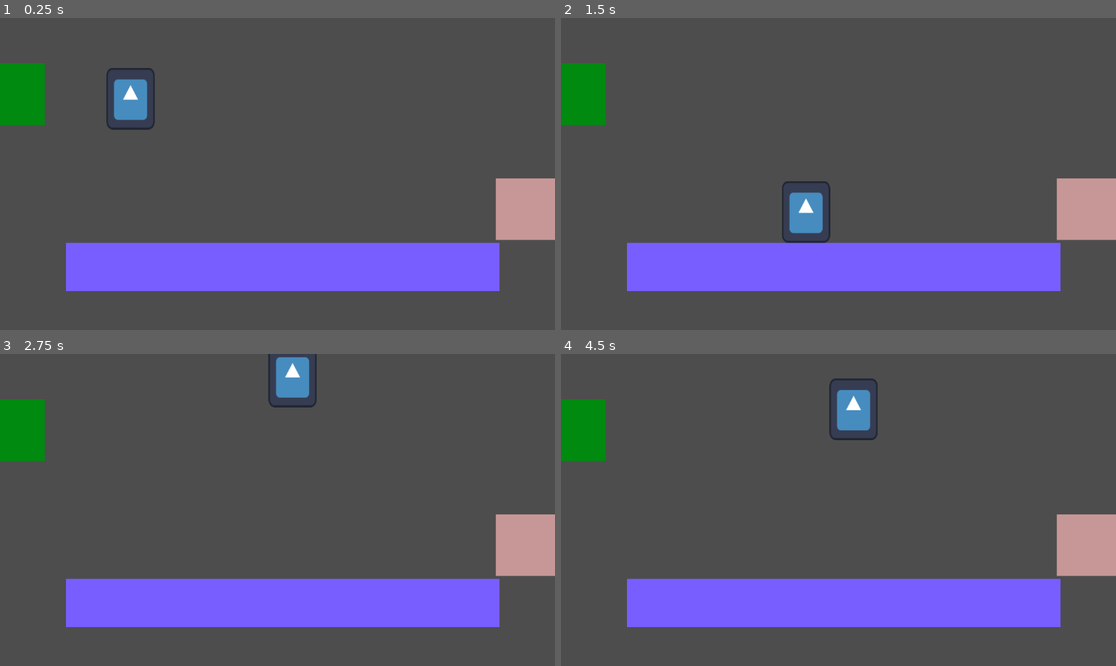
Above: before the commit, frames 1-4 (two rows, left to right).
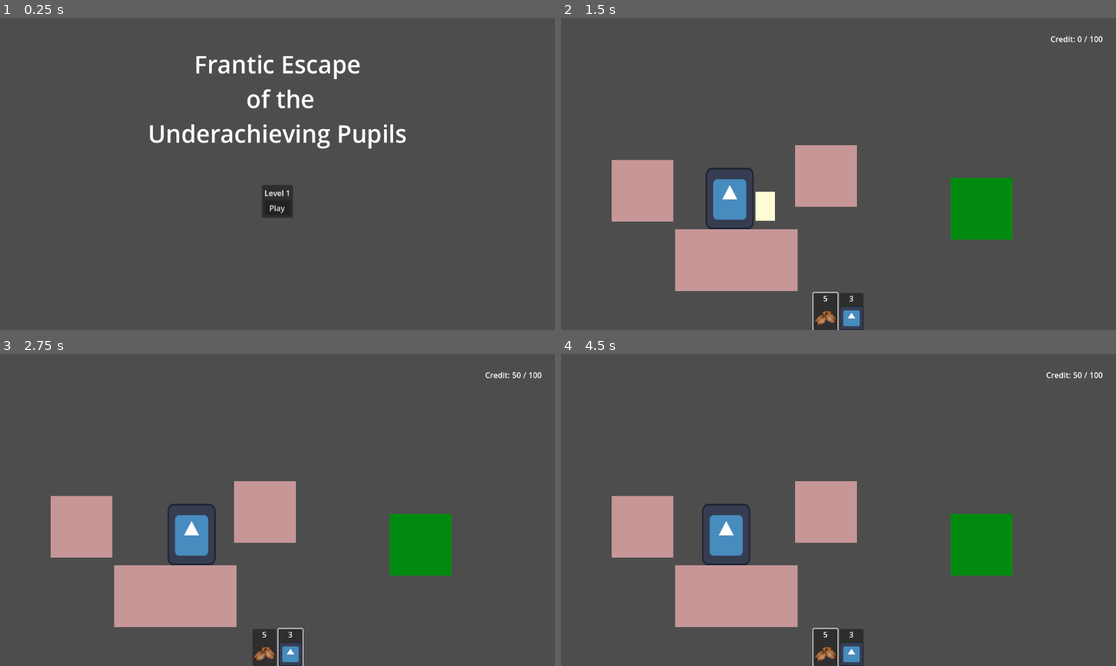
Above: after the commit, the same moments.

Repository: Guilherme-Soares-Sequeira/feup-ddjd-preliminary
Game: Godot game, scene res://scenes/game.tscn
Same seed, same stepped clock (60 frames per second), same inputs: the game is played once before the commit and once after it. Before the commit the project starts from res://scenes/world.tscn. The engine's default icon, where the game draws it, is replaced by a stand-in: a white triangle on a blue panel in a dark square.
Inputs (mouse positions are in pixels of both pictures, inside the frame that each line leads up to):
- Up to frame 1 (0.25 s): no input
- Up to frame 2 (1.5 s): click (838, 208) at 0.5 s, where only the run after the commit has a clickable "Play"; click (827, 311) at 1.27 s
- Up to frame 3 (2.75 s): click (288, 647) at 2.02 s
- Up to frame 4 (4.5 s): click (827, 647) at 2.77 s; click (849, 647) at 3.52 s; click (827, 647) at 4.27 s

The runs differ from the first frame. In frame 1, 20% of the frame differs, in the area x 0-100%, y 11-88%; in frame 2, 27%; in frame 3, 27%; in frame 4, 27%, in the area x 0-100%, y 5-100%.

Commit message:
Semi functional level system

Diff:
--- a/project.godot
+++ b/project.godot
@@ -11,7 +11,7 @@
 [application]
 
 config/name="FeupLemmings"
-run/main_scene="res://scenes/world.tscn"
+run/main_scene="res://scenes/game.tscn"
 config/features=PackedStringArray("4.2", "Forward Plus")
 config/icon="res://icon.svg"
 
--- a/scenes/game.tscn
+++ b/scenes/game.tscn
@@ -1,10 +1,22 @@
-[gd_scene load_steps=2 format=3 uid="uid://brwulgsir3yo7"]
+[gd_scene load_steps=4 format=3 uid="uid://brwulgsir3yo7"]
 
+[ext_resource type="Script" path="res://scripts/game.gd" id="1_api4m"]
 [ext_resource type="PackedScene" uid="uid://e5t4eqvy2csl" path="res://scenes/hud.tscn" id="1_vwwds"]
+[ext_resource type="PackedScene" uid="uid://bnwdr7152gnsg" path="res://scenes/main_menu.tscn" id="2_177d8"]
 
 [node name="Game" type="Node2D"]
+script = ExtResource("1_api4m")
 
 [node name="UI" type="CanvasLayer" parent="."]
+unique_name_in_owner = true
 follow_viewport_enabled = true
 
+[node name="MainMenu" parent="UI" instance=ExtResource("2_177d8")]
+unique_name_in_owner = true
+
 [node name="hud" parent="UI" instance=ExtResource("1_vwwds")]
+unique_name_in_owner = true
+visible = false
+
+[node name="LevelContainer" type="Node2D" parent="."]
+unique_name_in_owner = true
--- a/scenes/hud.tscn
+++ b/scenes/hud.tscn
@@ -1,7 +1,8 @@
-[gd_scene load_steps=3 format=3 uid="uid://e5t4eqvy2csl"]
+[gd_scene load_steps=4 format=3 uid="uid://e5t4eqvy2csl"]
 
 [ext_resource type="Script" path="res://scripts/hud.gd" id="1_vt00n"]
 [ext_resource type="Texture2D" uid="uid://br0ccxolnqw0r" path="res://coffee.png" id="2_ox85r"]
+[ext_resource type="Texture2D" uid="uid://daldwv6ltwp3n" path="res://icon.svg" id="3_k7v5g"]
 
 [node name="hud" type="Control"]
 layout_mode = 3
@@ -10,38 +11,101 @@
 anchor_bottom = 1.0
 grow_horizontal = 2
 grow_vertical = 2
+mouse_filter = 1
 script = ExtResource("1_vt00n")
 
 [node name="HBoxContainer" type="HBoxContainer" parent="."]
 layout_mode = 1
-anchors_preset = 12
+anchors_preset = 7
+anchor_left = 0.5
 anchor_top = 1.0
-anchor_right = 1.0
+anchor_right = 0.5
 anchor_bottom = 1.0
-offset_top = -87.0
-offset_bottom = -7.0
+offset_left = -52.0
+offset_top = -77.0
+offset_right = 52.0
 grow_horizontal = 2
 grow_vertical = 0
 alignment = 1
 
-[node name="PanelContainer" type="PanelContainer" parent="HBoxContainer"]
+[node name="Coffee" type="PanelContainer" parent="HBoxContainer"]
 custom_minimum_size = Vector2(50, 0)
 layout_mode = 2
 
-[node name="VBoxContainer" type="VBoxContainer" parent="HBoxContainer/PanelContainer"]
+[node name="VBoxContainer" type="VBoxContainer" parent="HBoxContainer/Coffee"]
 layout_mode = 2
 
-[node name="Label" type="Label" parent="HBoxContainer/PanelContainer/VBoxContainer"]
+[node name="CoffeeLabel" type="Label" parent="HBoxContainer/Coffee/VBoxContainer"]
+unique_name_in_owner = true
 layout_mode = 2
 text = "10"
 horizontal_alignment = 1
 
-[node name="Coffee" type="TextureRect" parent="HBoxContainer/PanelContainer/VBoxContainer"]
+[node name="Coffee" type="TextureRect" parent="HBoxContainer/Coffee/VBoxContainer"]
 layout_mode = 2
 texture = ExtResource("2_ox85r")
 expand_mode = 4
 
-[node name="Button" type="Button" parent="HBoxContainer/PanelContainer"]
+[node name="CoffeeButton" type="Button" parent="HBoxContainer/Coffee"]
+unique_name_in_owner = true
 layout_mode = 2
 flat = true
 icon_alignment = 1
+
+[node name="Debug" type="PanelContainer" parent="HBoxContainer"]
+custom_minimum_size = Vector2(50, 0)
+layout_mode = 2
+
+[node name="VBoxContainer" type="VBoxContainer" parent="HBoxContainer/Debug"]
+layout_mode = 2
+
+[node name="DebugLabel" type="Label" parent="HBoxContainer/Debug/VBoxContainer"]
+unique_name_in_owner = true
+layout_mode = 2
+text = "10"
+horizontal_alignment = 1
+
+[node name="Debug" type="TextureRect" parent="HBoxContainer/Debug/VBoxContainer"]
+layout_mode = 2
+texture = ExtResource("3_k7v5g")
+expand_mode = 4
+
+[node name="DebugButton" type="Button" parent="HBoxContainer/Debug"]
+unique_name_in_owner = true
+layout_mode = 2
+flat = true
+icon_alignment = 1
+
+[node name="HBoxContainer2" type="HBoxContainer" parent="."]
+layout_mode = 1
+anchors_preset = 1
+anchor_left = 1.0
+anchor_right = 1.0
+offset_left = -67.0
+offset_top = 24.0
+offset_right = -27.0
+offset_bottom = 64.0
+grow_horizontal = 0
+alignment = 1
+
+[node name="Label" type="Label" parent="HBoxContainer2"]
+layout_mode = 2
+text = "Credit:"
+
+[node name="CurrentCredit" type="Label" parent="HBoxContainer2"]
+unique_name_in_owner = true
+layout_mode = 2
+text = "0
+"
+
+[node name="Label3" type="Label" parent="HBoxContainer2"]
+layout_mode = 2
+text = "/"
+
+[node name="NeededCredit" type="Label" parent="HBoxContainer2"]
+unique_name_in_owner = true
+layout_mode = 2
+text = "0"
+
+[connection signal="pressed" from="HBoxContainer/Coffee/CoffeeButton" to="." method="_on_coffee_button_pressed"]
+[connection signal="pressed" from="HBoxContainer/Debug/DebugButton" to="." method="_on_debug_button_pressed"]
--- a/scenes/level_1.tscn
+++ b/scenes/level_1.tscn
@@ -1,6 +1,37 @@
-[gd_scene load_steps=2 format=3 uid="uid://wrsfp2i3ufvb"]
+[gd_scene load_steps=6 format=3 uid="uid://wrsfp2i3ufvb"]
 
 [ext_resource type="PackedScene" uid="uid://b0okpbjwmpflm" path="res://scenes/level.tscn" id="1_mouc3"]
+[ext_resource type="PackedScene" uid="uid://d1tk2rq35fbjq" path="res://scenes/lemming.tscn" id="2_usaqe"]
+[ext_resource type="PackedScene" uid="uid://flqaghxygak8" path="res://scenes/cheatsheet.tscn" id="2_xw5sk"]
+[ext_resource type="PackedScene" uid="uid://bg6q1pcf355lh" path="res://scenes/block.tscn" id="3_sbquf"]
+[ext_resource type="PackedScene" uid="uid://ckyfsfegx2hhi" path="res://scenes/grass.tscn" id="4_gb5ca"]
 
-[node name="level1" node_paths=PackedStringArray("lemmings") instance=ExtResource("1_mouc3")]
+[node name="level1" node_paths=PackedStringArray("cheatsheets", "lemmings") instance=ExtResource("1_mouc3")]
+cheatsheets = [NodePath("Cheatsheets/Cheatsheet")]
 lemmings = []
+needed_credit = 100
+initial_coffees = 5
+initial_debugs = 3
+
+[node name="Cheatsheet" parent="Cheatsheets" index="0" instance=ExtResource("2_xw5sk")]
+position = Vector2(424, 391)
+credit_score = 50
+
+[node name="Lemming" parent="Lemmings" index="0" node_paths=PackedStringArray("level") instance=ExtResource("2_usaqe")]
+position = Vector2(317, 209)
+level = NodePath("../..")
+
+[node name="StaticBody2D2" parent="Terrain" index="0" instance=ExtResource("3_sbquf")]
+position = Vector2(427, 503)
+
+[node name="StaticBody2D" parent="Terrain" index="1" instance=ExtResource("3_sbquf")]
+position = Vector2(301, 503)
+
+[node name="StaticBody2D3" parent="Terrain" index="2" instance=ExtResource("3_sbquf")]
+position = Vector2(550, 328)
+
+[node name="StaticBody2D4" parent="Terrain" index="3" instance=ExtResource("3_sbquf")]
+position = Vector2(169, 359)
+
+[node name="Grass" parent="." index="4" instance=ExtResource("4_gb5ca")]
+position = Vector2(873, 396)
--- /dev/null
+++ b/scenes/main_menu.tscn
@@ -0,0 +1,72 @@
+[gd_scene load_steps=3 format=3 uid="uid://bnwdr7152gnsg"]
+
+[ext_resource type="Script" path="res://scripts/main_menu.gd" id="1_180iw"]
+
+[sub_resource type="LabelSettings" id="LabelSettings_tm1j4"]
+font_size = 50
+
+[node name="MainMenu" type="Control"]
+layout_mode = 3
+anchors_preset = 15
+anchor_right = 1.0
+anchor_bottom = 1.0
+grow_horizontal = 2
+grow_vertical = 2
+script = ExtResource("1_180iw")
+
+[node name="Label" type="Label" parent="."]
+layout_mode = 1
+anchors_preset = 8
+anchor_left = 0.5
+anchor_top = 0.5
+anchor_right = 0.5
+anchor_bottom = 0.5
+offset_left = -270.0
+offset_top = -263.5
+offset_right = 270.0
+offset_bottom = -50.5
+grow_horizontal = 2
+grow_vertical = 2
+text = "Frantic Escape
+ of the
+Underachieving Pupils"
+label_settings = SubResource("LabelSettings_tm1j4")
+horizontal_alignment = 1
+
+[node name="HBoxContainer" type="HBoxContainer" parent="."]
+layout_mode = 1
+anchors_preset = 8
+anchor_left = 0.5
+anchor_top = 0.5
+anchor_right = 0.5
+anchor_bottom = 0.5
+offset_left = -20.0
+offset_top = 37.0
+offset_right = 20.0
+offset_bottom = 77.0
+grow_horizontal = 2
+grow_vertical = 2
+alignment = 1
+
+[node name="PanelContainer" type="PanelContainer" parent="HBoxContainer"]
+layout_mode = 2
+
+[node name="MarginContainer" type="MarginContainer" parent="HBoxContainer/PanelContainer"]
+layout_mode = 2
+theme_override_constants/margin_left = 5
+theme_override_constants/margin_top = 5
+theme_override_constants/margin_right = 5
+theme_override_constants/margin_bottom = 5
+
+[node name="Level1" type="VBoxContainer" parent="HBoxContainer/PanelContainer/MarginContainer"]
+layout_mode = 2
+
+[node name="Label" type="Label" parent="HBoxContainer/PanelContainer/MarginContainer/Level1"]
+layout_mode = 2
+text = "Level 1"
+
+[node name="PlayLevelOneButton" type="Button" parent="HBoxContainer/PanelContainer/MarginContainer/Level1"]
+layout_mode = 2
+text = "Play"
+
+[connection signal="pressed" from="HBoxContainer/PanelContainer/MarginContainer/Level1/PlayLevelOneButton" to="." method="_on_play_level_one_button_pressed"]
--- a/scenes/world.tscn
+++ b/scenes/world.tscn
@@ -23,6 +23,8 @@
 
 [node name="World" type="Node2D"]
 script = ExtResource("1_ytbfc")
+
+[node name="CanvasLayer" type="CanvasLayer" parent="."]
 
 [node name="Lemming" parent="." instance=ExtResource("1_3mnvc")]
 position = Vector2(271, 139)
--- a/scripts/cheatsheet.gd
+++ b/scripts/cheatsheet.gd
@@ -8,9 +8,6 @@
 func _ready():
 	pass # Replace with function body.
 
-# Called every frame. 'delta' is the elapsed time since the previous frame.
-func _process(delta):
-	pass
-
-func _on_body_entered(body):
+func _on_body_entered(_body):
 	self.picked_up.emit(self.credit_score)
+	queue_free()
--- a/scripts/exit.gd
+++ b/scripts/exit.gd
@@ -4,14 +4,10 @@
 func _ready():
 	pass # Replace with function body.
 
-# Called every frame. 'delta' is the elapsed time since the previous frame.
-func _process(delta):
-	pass
-
 func activate():
 	self.set_collision_mask_value(1, true)
 	# other stuff
 
-func _on_body_entered(body):
+func _on_body_entered(_body):
 	print("Exit noticed a body entered!")
 	pass
--- /dev/null
+++ b/scripts/game.gd
@@ -0,0 +1,65 @@
+extends Node2D
+
+const level_1_scene = preload("res://scenes/level_1.tscn")
+
+var int_to_level: Dictionary = {
+	1: level_1_scene,
+}
+
+# OnReady vars
+var UI: CanvasLayer
+var hud: Hud
+var level_container: Node2D
+var main_menu: MainMenu
+
+# Functions
+func load_main_menu():
+	self.hud.visible = false
+	for child in self.level_container.get_children():
+		child.queue_free()
+
+	self.main_menu.visible = true
+
+func load_level(level_num: int):
+	if (not int_to_level.has(level_num)):
+		printerr("Oops, level is not in dict level")
+		return
+
+	self.main_menu.visible = false
+	self.hud.visible = true
+
+	var level: Level = int_to_level[level_num].instantiate()
+
+	for child in level_container.get_children():
+		child.queue_free()
+
+	# Set hud's initial status according to level
+	self.hud.set_needed_credit(level.get_needed_credit())
+	self.hud.set_current_credit(0)
+	self.hud.set_current_coffee(level.get_initial_coffees())
+	self.hud.set_current_debug(level.get_initial_debugs())
+
+	# Connect level to hud
+	level.update_coffees.connect(self.hud.set_current_coffee)
+	level.update_debugs.connect(self.hud.set_current_debug)
+	level.update_credit.connect(self.hud.set_current_credit)
+
+	# Connect hud to level
+	self.hud.select_coffee.connect(level.select_coffee)
+	self.hud.select_debug.connect(level.select_debug)
+
+	# Connect level to Game
+	level.level_win.connect(self.load_main_menu)
+	level.level_exit.connect(self.load_main_menu)
+
+	# Add level to tree
+	level_container.add_child(level)
+
+# Called when the node enters the scene tree for the first time.
+func _ready():
+	self.UI = %UI
+	self.hud = %hud
+	self.level_container = %LevelContainer
+	self.main_menu = %MainMenu
+
+	self.main_menu.play_level_1.connect(self.load_level)
--- a/scripts/hud.gd
+++ b/scripts/hud.gd
@@ -1,11 +1,43 @@
-extends Control
+class_name Hud extends Control
 
+signal select_coffee()
+signal select_debug()
 
-# Called when the node enters the scene tree for the first time.
-func _ready():
-	pass # Replace with function body.
+@onready var coffee_label = %CoffeeLabel
+@onready var coffee_button = %CoffeeButton
+@onready var debug_label = %DebugLabel
+@onready var debug_button = %DebugButton
+@onready var current_credit = %CurrentCredit
+@onready var needed_credit = %NeededCredit
 
+func get_current_credit() -> int:
+	return int(current_credit.text)
 
-# Called every frame. 'delta' is the elapsed time since the previous frame.
-func _process(delta):
-	pass
+func set_current_credit(curr_credit: int) -> void:
+	current_credit.text = str(curr_credit)
+
+func get_credit_score() -> int:
+	return int(needed_credit.text)
+
+func set_needed_credit(need_credit: int) -> void:
+	print("called set needed credit with credit = ", need_credit)
+	needed_credit.text = str(need_credit)
+
+func get_current_coffee() -> int:
+	return int(coffee_label.text)
+
+func set_current_coffee(curr_coffee: int) -> void:
+	coffee_label.text = str(curr_coffee)
+
+func _on_coffee_button_pressed():
+	print("select coffee emitted")
+	select_coffee.emit()
+
+func get_current_debug() -> int:
+	return int(debug_label.text)
+
+func set_current_debug(curr_debug: int) -> void:
+	debug_label.text = str(curr_debug)
+
+func _on_debug_button_pressed():
+	select_debug.emit()
--- a/scripts/lemming.gd
+++ b/scripts/lemming.gd
@@ -12,7 +12,10 @@
 const DEFAULT_JUMP_FORCE: float = -788.0
 
 # Fields
+@export var level: Level
 @export var direction : Vector2 = Vector2(1, 0)
+var is_sleeping = true
+var tool
 var speed: float = DEFAULT_SPEED
 var jump_force: float = DEFAULT_JUMP_FORCE
 var floating = false;
@@ -20,6 +23,11 @@
 
 var initial_state: State = WalkingState.new(self)
 var state_machine: StateMachine = StateMachine.new(initial_state)
+
+# Signals
+
+signal coffee_used()
+signal debug_used()
 
 # Nodes
 @onready var collider_right: Area2D = %ColliderRight
@@ -89,13 +97,47 @@
 	var mouse_event := event as InputEventMouseButton
 	return mouse_event.button_index == MOUSE_BUTTON_LEFT and mouse_event.pressed
 
+func wake_up():
+	self.is_sleeping = false
+	self.state_machine.transition_to(WalkingState.new(self))
+
+func apply_tool(new_tool: Level.tools):
+	print("applying tool:")
+	match new_tool:
+		Level.tools.NONE:
+			print("tool was none")
+			pass
+		Level.tools.DEBUG:
+			print("tool was debug")
+
+			if level.current_debugs <= 0:
+				return
+			self.tool = 1 # Placeholder
+			self.debug_used.emit()
+
+		Level.tools.COFFEE:
+			print("tool was coffee")
+
+			if level.current_coffees <= 0 || not self.is_sleeping:
+				return
+			self.wake_up()
+			self.coffee_used.emit()
+
+	# other logic (update sprite?)
+	return
 
 # Handle lemming being clicked with the mouse
 func _on_input_event(_viewport, event, _shape_idx):
 	if not is_mouse_left_click(event):
 		return
 
-	pass_out()
+	print("detected left click!")
+
+	if (self.tool != null):
+		return
+
+	print("tool was not null")
+	self.apply_tool(self.level.selected_tool)
 
 func pass_out():
 	# Create an instance of the PassedOutLemming scene
--- a/scripts/level.gd
+++ b/scripts/level.gd
@@ -1,30 +1,61 @@
 class_name Level extends Node2D
-
 
 signal level_win()
 signal level_exit()
+signal update_coffees(new_num: int)
+signal update_debugs(new_num: int)
+signal update_credit(new_num: int)
+
+enum tools {
+	NONE,
+	COFFEE,
+	DEBUG
+}
 
 @export var exit: Exit
 @export var cheatsheets: Array[Cheatsheet]
 @export var lemmings: Array[Lemming]
 @export var needed_credit: int
 
-@export var coffees: int
-
+@export var initial_coffees: int
+@export var initial_debugs: int
+var current_coffees
+var current_debugs
 
 var current_credit: int = 0
 
-func increase_credit(score: int):
-	self.current_score += score
+var selected_tool: tools = tools.NONE
+
+func select_coffee():
+	self.selected_tool = tools.COFFEE
+
+func select_debug():
+	self.selected_tool = tools.DEBUG
+
+func increase_credit(credit: int):
+	self.current_credit += credit
 
 	if (self.current_credit >= self.needed_credit):
 		self.exit.activate()
 
+	self.update_credit.emit(self.current_credit)
+
+func get_current_credit() -> int:
+	return self.current_credit
+
+func get_needed_credit() -> int:
+	return self.needed_credit
+
+func get_initial_coffees() -> int:
+	return self.initial_coffees
+
+func get_initial_debugs() -> int:
+	return self.initial_debugs
+
 # Called when the node enters the scene tree for the first time.
 func _ready():
+	self.current_coffees = self.initial_coffees
+	self.current_debugs = self.initial_debugs
+
 	for cs: Cheatsheet in self.cheatsheets:
-		cs.picked_up.connect(increase_credit, CONNECT_ONE_SHOT)
-
-# Called every frame. 'delta' is the elapsed time since the previous frame.
-func _process(delta):
-	pass
+		cs.picked_up.connect(increase_credit)
--- /dev/null
+++ b/scripts/main_menu.gd
@@ -0,0 +1,6 @@
+class_name MainMenu extends Control
+
+signal play_level_1(level_num: int)
+
+func _on_play_level_one_button_pressed():
+	self.play_level_1.emit(1)
--- a/scripts/passedOutLemming.gd
+++ b/scripts/passedOutLemming.gd
@@ -23,6 +23,7 @@
 
 # Called when the node enters the scene tree for the first time.
 func _ready():
+	@warning_ignore("integer_division")
 	collision_shape.shape.extents = Vector2(WIDTH/2, HEIGHT/2)
 	scale_sprite()
 	self.set_pickable(true)
--- /dev/null
+++ b/scripts/tools.gd
@@ -0,0 +1,11 @@
+extends Node
+
+
+# Called when the node enters the scene tree for the first time.
+func _ready():
+	pass # Replace with function body.
+
+
+# Called every frame. 'delta' is the elapsed time since the previous frame.
+func _process(delta):
+	pass
